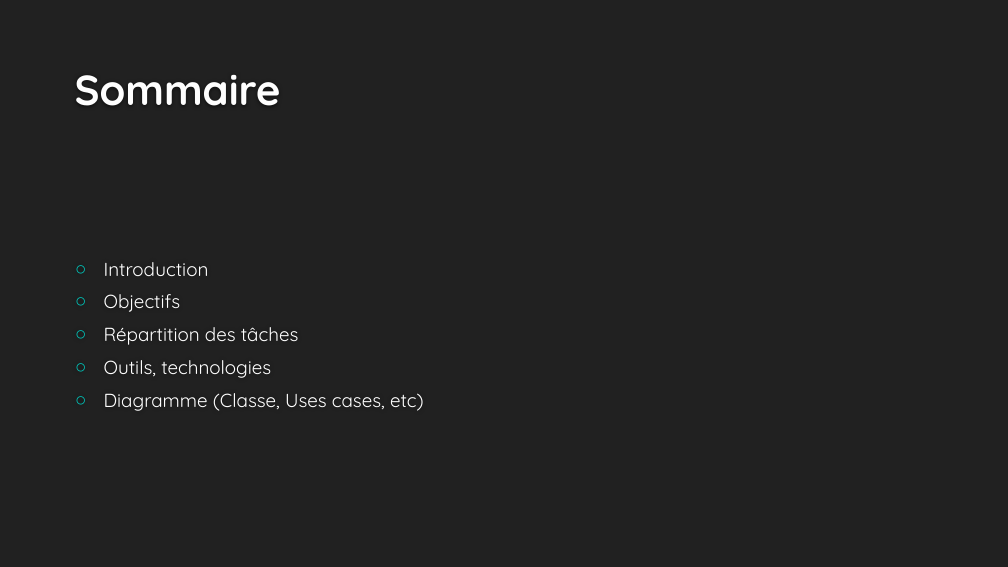
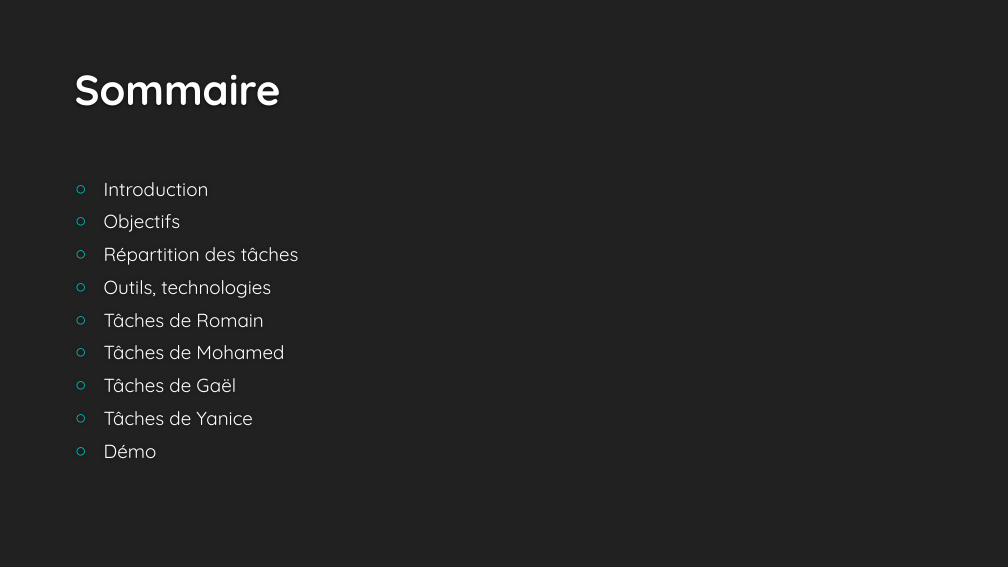
Before and after one commit to rlembo06/VR_tourism, a slide deck: slide 2 of annexes/slides-VR_Tourism.pptx. Drawn at 1008x567 pixels with LibreOffice and Linux fonts; fonts in the diff are those of the drawing; background and template pictures are left out. Boxes give left, top, right and bottom in pixels: in the first picture for what was removed or moved away, otherwise in the second. Text is boxed around its words. In the diff, an @@ line names an element or a change of style, - is before the commit and + after.

Commit message:
slides OK

```diff
--- a/annexes/slides-VR_Tourism.pptx
+++ b/annexes/slides-VR_Tourism.pptx
@@ text at [104,313,284,458]: text changed @@
-○ Diagramme (Classe, Uses cases, etc)
+○ Tâches de Romain
+○ Tâches de Mohamed
+○ Tâches de Gaël
+○ Tâches de Yanice
+○ Démo
```
Also in this commit, not shown: 2 other slides changed, 12 slides added, 4 other files.
